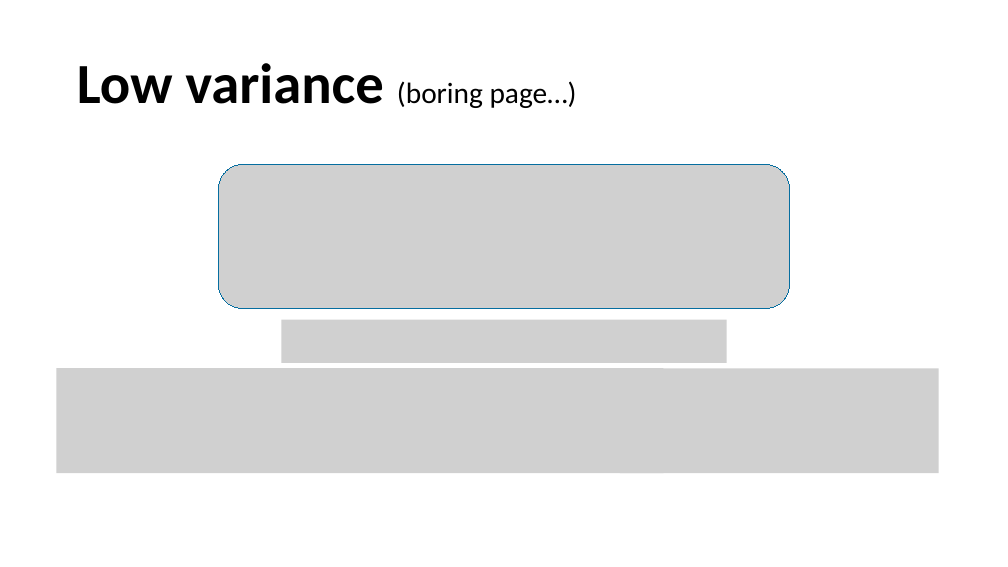
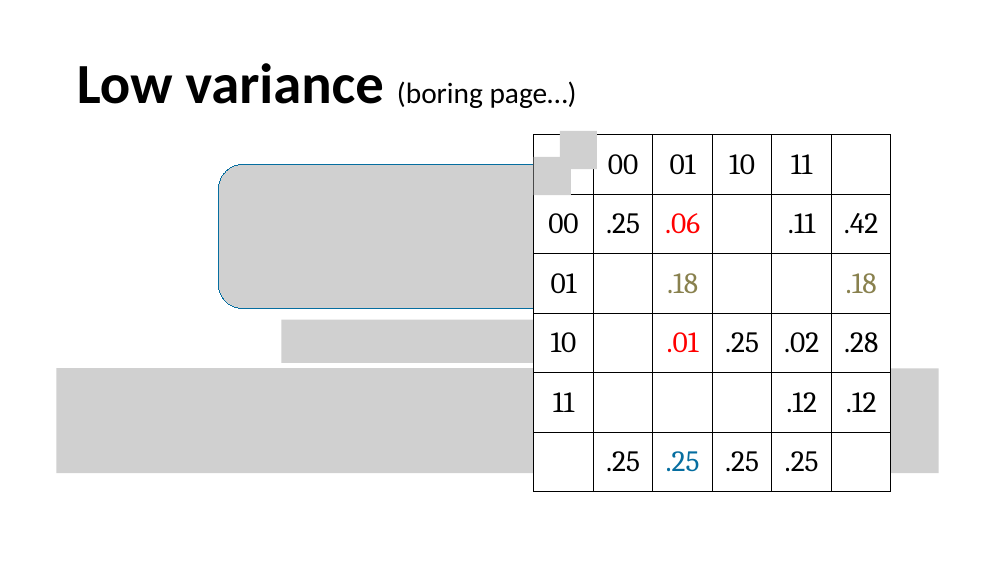
Before and after one commit to pw384/pw384.github.io, a slide deck: slide 18 of assets/slides/dtv.pptx. Drawn at 1008x567 pixels with LibreOffice and Linux fonts; fonts in the diff are those of the drawing; grey boxes stand for pictures. Boxes give left, top, right and bottom in pixels: in the first picture for what was removed or moved away, otherwise in the second. Text is boxed around its words. In the diff, an @@ line names an element or a change of style, - is before the commit and + after.

Commit message:
upd slides

```diff
--- a/assets/slides/dtv.pptx
+++ b/assets/slides/dtv.pptx
@@ table added at [534, 135, 892, 492], 6 rows, 6 columns @@
+ | 00 | 01 | 10 | 11 | 
+00 | .25 | .06 |  | .11 | .42
+01 |  | .18 |  |  | .18
+10 |  | .01 | .25 | .02 | .28
+11 |  |  |  | .12 | .12
+ | .25 | .25 | .25 | .25 | 
@@ picture added at [560, 131, 597, 169] @@
@@ picture added at [534, 157, 571, 195] @@
```
